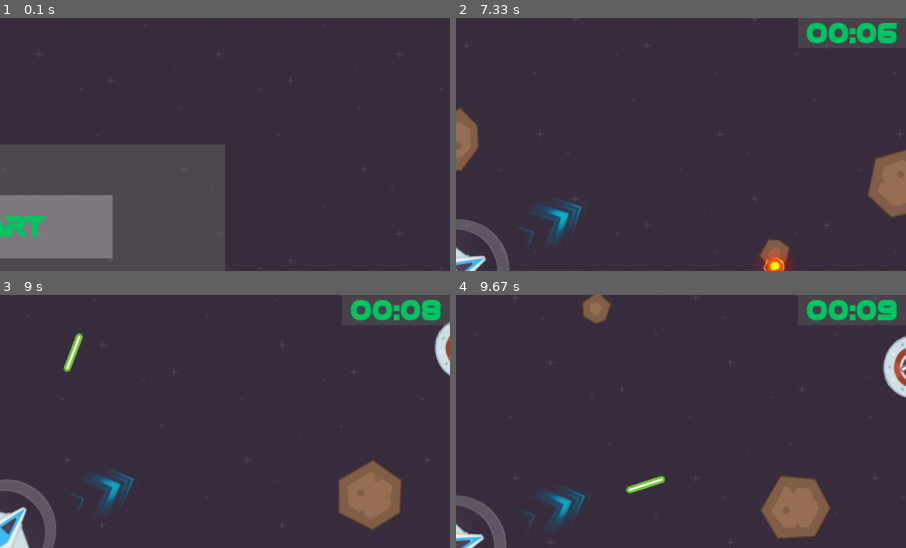
Above: before the commit, frames 1-4 (two rows, left to right).
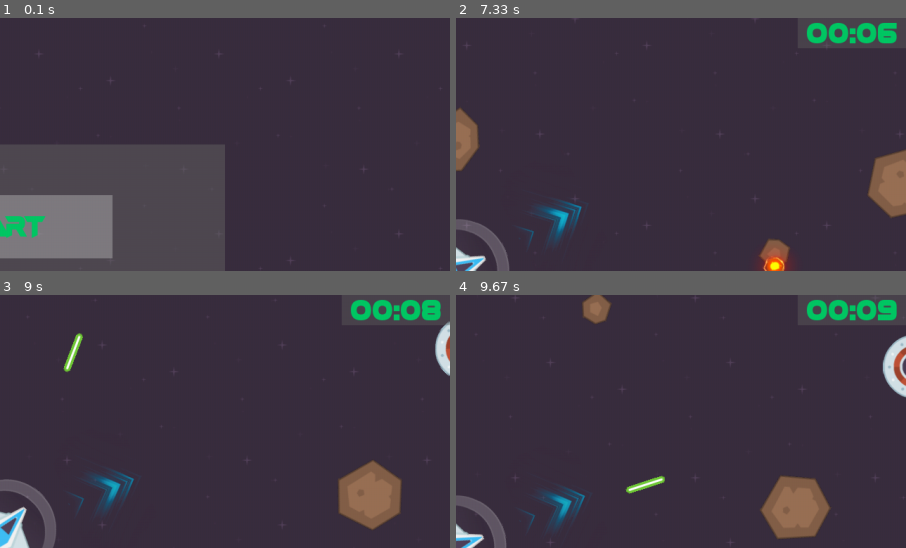
Above: after the commit, the same moments.

Repository: genericprogrammerdude/pygamengn
Game: pygame game, started from main.py
The game is run twice, just before and just after one commit, with the same random seed, the same clock (stepped at 60 frames per second) and the same inputs.
Inputs (mouse positions are % of the whole screen's width and height, from its top left):
- Up to frame 1 (0.1 s): no input
- Up to frame 2 (7.33 s): click "Start" at 0.38 s; hold D 0.67-1.13 s; move the mouse to (60, 57) at 0.7 s; hold W 1.17-1.47 s; hold D 1.5-1.97 s; hold A 2-2.53 s; hold S 2.57-2.87 s; tap Space at 2.9, 5.7, 6, 6.2, 6.53, 6.83, 7.03 s; hold A 3.23-3.63 s; hold W 3.67-4.03 s; hold D 4.07-4.7 s; hold S 4.73-5.1 s; hold A 5.13-5.6 s; hold D 5.63-6.1 s; hold W 6.13-6.43 s; hold D 6.47-6.93 s; hold A from 6.97 s (still down)
- Up to frame 3 (9 s): tap Space at 7.33, 7.6, 7.93, 8.23, 8.37, 8.77 s; release A at 7.5 s; hold S 7.53-7.83 s; hold A 7.87-8.27 s; hold W 8.3-8.67 s; hold D from 8.7 s (still down)
- Up to frame 4 (9.67 s): tap Space at 9.07, 9.43 s; release D at 9.33 s; hold S from 9.37 s (still down)
The pictures show only the part of the screen within x 50-100%, y 0-50%; the shares and areas given below are measured in that part.

Frames 1-2 are identical in both runs. In frame 3, less than 0.1% of the frame differs, in the area x 96-100%, y 12-33%; in frame 4, 0.3%, in the area x 94-100%, y 16-41%.

Commit message:
Waypoint number is incremented by Ship.

Diff:
--- a/Assets/inventory.json
+++ b/Assets/inventory.json
@@ -737,7 +737,19 @@
                     "image:image_asset": "waypoint",
                     "kill_when_off_screen": false,
                     "distance": 1000,
-                    "angular_velocity": 60.0
+                    "angular_velocity": 60.0,
+                    "image_list:digit_image_assets": [
+                        "0",
+                        "1",
+                        "2",
+                        "3",
+                        "4",
+                        "5",
+                        "6",
+                        "7",
+                        "8",
+                        "9"
+                    ]
                 },
                 "groups": [
                     "RenderGroup",
--- a/ship.py
+++ b/ship.py
@@ -52,6 +52,7 @@
 
     def increment_waypoint_count(self):
         self.waypoints += 1
+        self.waypoint.set_number(self.waypoints + 1)
 
     def die_callback(self, callback):
         """Adds a callback to invoke when this game object dies."""
--- a/space_shooter_game.py
+++ b/space_shooter_game.py
@@ -115,10 +115,10 @@
         pos = self.player.pos + self.waypoint.distance * pygame.Vector2(numpy.cos(angle), numpy.sin(angle))
         self.waypoint.set_pos(pos)
         self.waypoint.set_enter_callback(self.create_waypoint)
+        self.player.set_waypoint(self.waypoint)
         if gob:
             # The presence of a valid gob indicates we're here as a result of a collision
             self.player.increment_waypoint_count()
-        self.player.set_waypoint(self.waypoint)
 
     def start_play(self):
         """Prepares the game to start playing."""
--- a/waypoint.py
+++ b/waypoint.py
@@ -8,12 +8,22 @@
 class Waypoint(Trigger):
     """A trigger triggers actions when game objects enter them."""
 
-    def __init__(self, distance, angular_velocity, **kwargs):
+    def __init__(self, distance, angular_velocity, digit_image_assets, **kwargs):
         super().__init__(**kwargs)
         self.distance = distance
         self.angular_velocity = angular_velocity * random.choice([-1, 1]) * (random.random() + 0.5)
+        self.digit_image_assets = digit_image_assets
 
     def update(self, delta):
         heading = (self.heading + delta * self.angular_velocity / 1000.0) % 360
         self.set_heading(heading)
         super().update(delta)
+
+    def set_number(self, number):
+        """Sets the number to display on the waypoint."""
+        if number > 99:
+            number = 0
+        tens = number // 10
+        ones = number % 10
+        self.attachments[0].game_object.set_image(self.digit_image_assets[tens])
+        self.attachments[1].game_object.set_image(self.digit_image_assets[ones])
